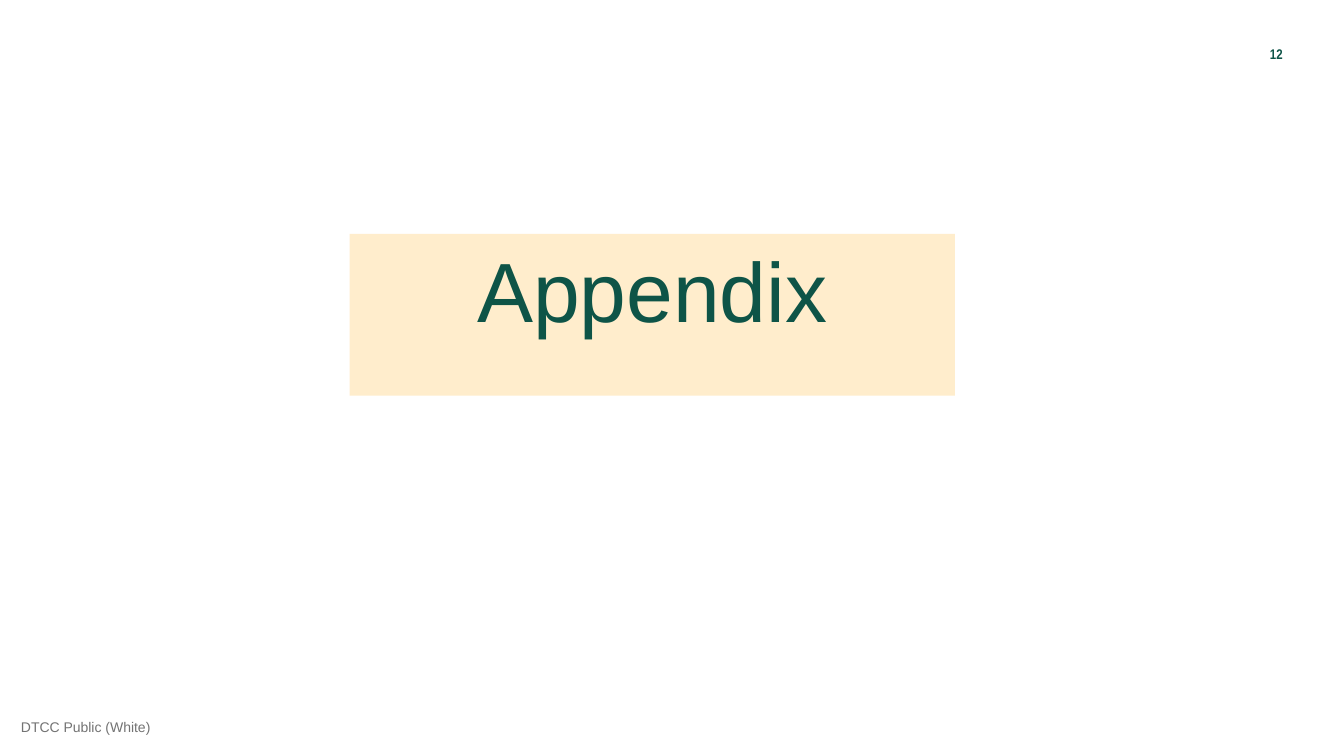
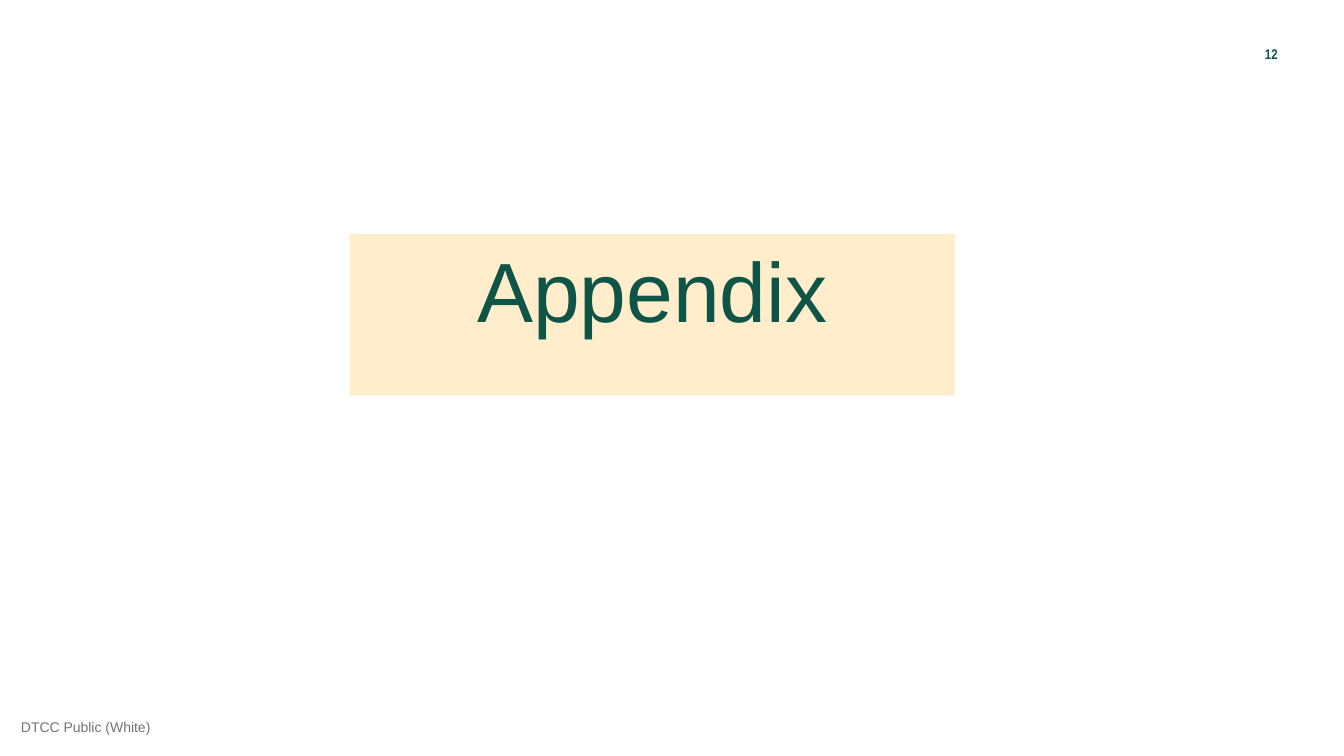
Before and after one commit to finos-labs/dtcch-2025-broadridge-aws, a slide deck: slide 12 of deck/BR-AWS_DTCC AI Hackathon.pptx. Drawn at 1344x756 pixels with LibreOffice and Linux fonts; fonts in the diff are those of the drawing. Boxes give left, top, right and bottom in pixels: in the first picture for what was removed or moved away, otherwise in the second. Text is boxed around its words. In the diff, an @@ line names an element or a change of style, - is before the commit and + after.

```diff
--- a/deck/BR-AWS_DTCC AI Hackathon.pptx
+++ b/deck/BR-AWS_DTCC AI Hackathon.pptx
@@ page number added at [1265, 49, 1278, 59], 10 pt, text #0E5447, bold @@
+  12
@@ page number removed at [1270, 49, 1283, 59] @@
-  12
```
Also in this commit, not shown: 11 other slides changed.
